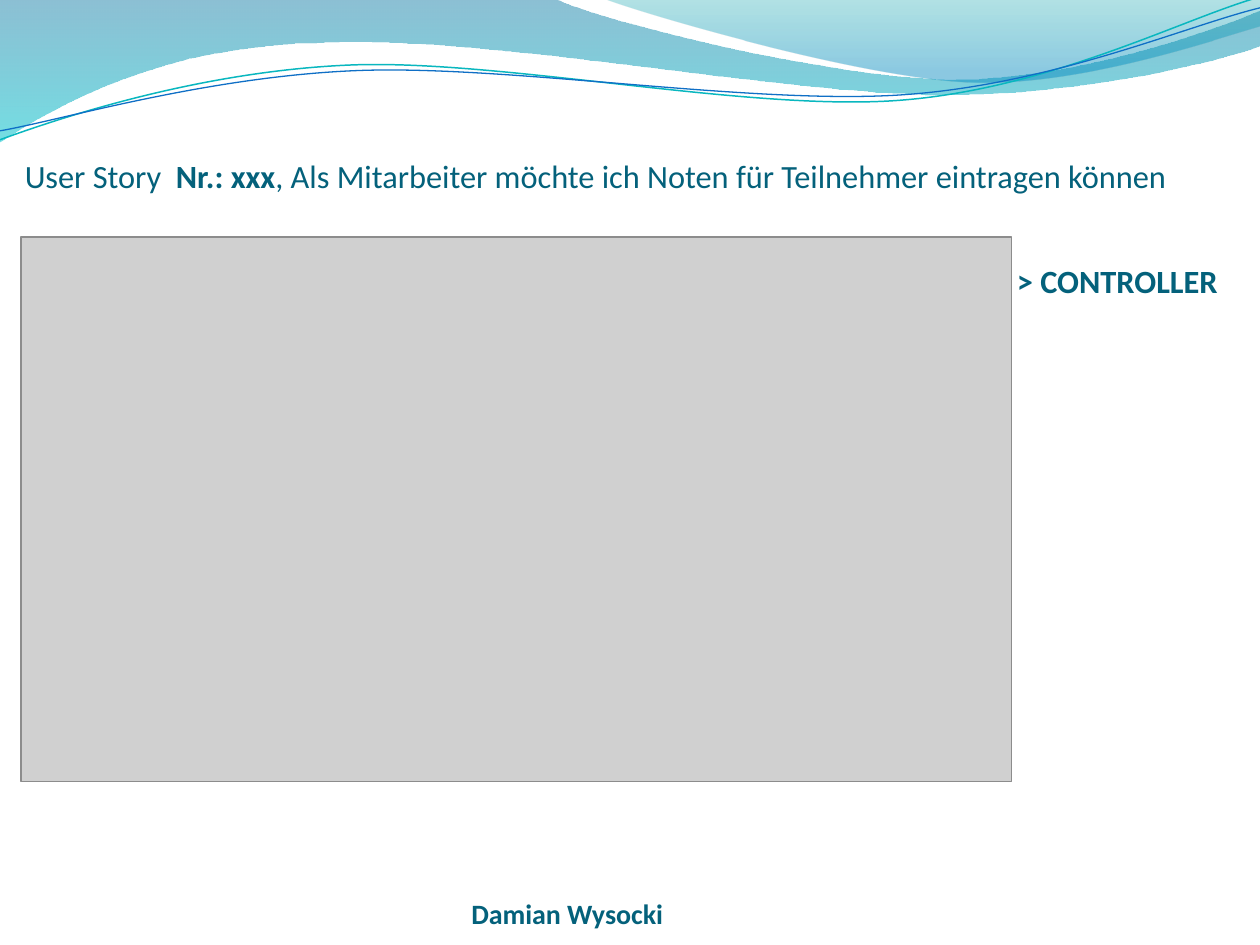
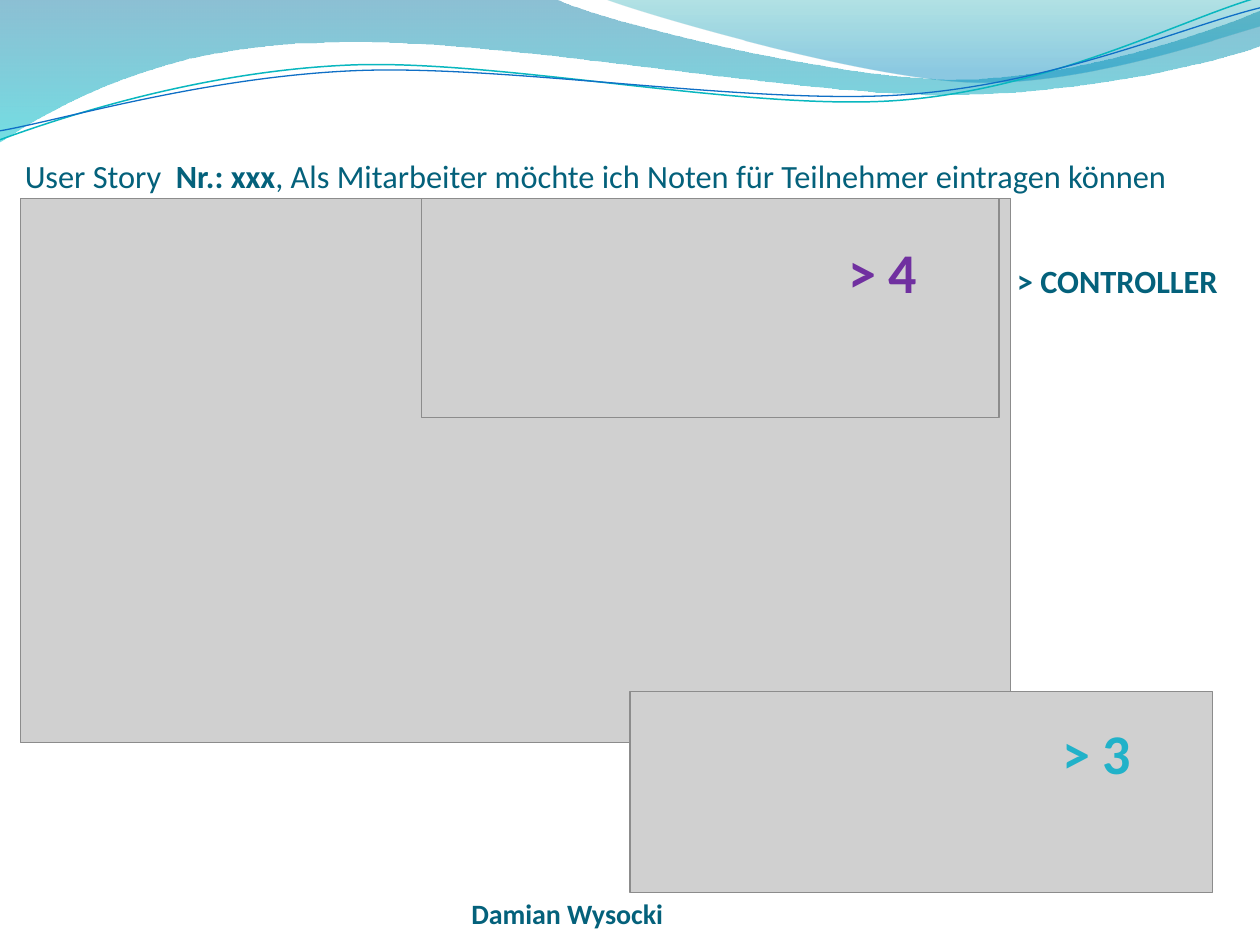
Before and after one commit to wf5ss2015/wfprj, a slide deck: slide 22 of Lehrveranstaltungsmanagement_Präsentation.pptx. Drawn at 1260x945 pixels with LibreOffice and Linux fonts; fonts in the diff are those of the drawing; grey boxes stand for pictures; background and template pictures are left out. Boxes give left, top, right and bottom in pixels: in the first picture for what was removed or moved away, otherwise in the second. Text is boxed around its words. In the diff, an @@ line names an element or a change of style, - is before the commit and + after.

```diff
--- a/Lehrveranstaltungsmanagement_Präsentation.pptx
+++ b/Lehrveranstaltungsmanagement_Präsentation.pptx
@@ picture: place and size @@
-picture at [21, 237, 1012, 781]
+picture at [20, 198, 1011, 742]
@@ picture added at [422, 198, 999, 417] @@
@@ text added at [889, 256, 917, 293], 32 pt, text #7030A0, bold @@
+> 4
@@ picture added at [630, 692, 1212, 893] @@
@@ text added at [1103, 737, 1131, 775], 32 pt, text #21B2C9, bold @@
+> 3
```
Also in this commit, not shown: 11 other slides changed, 1 other file.
